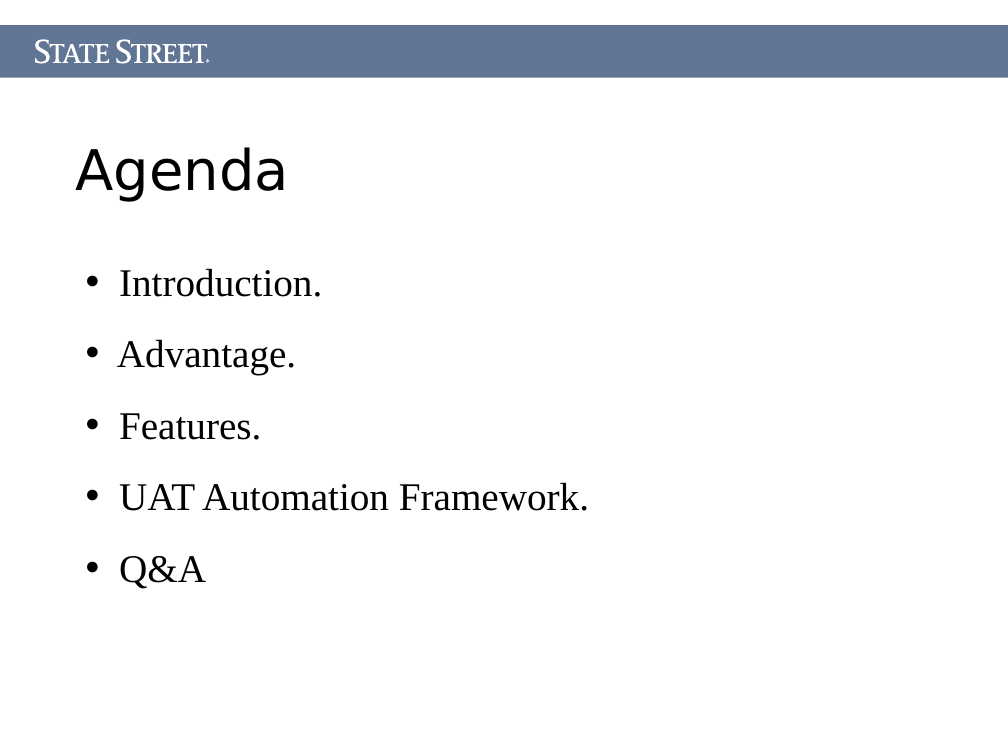
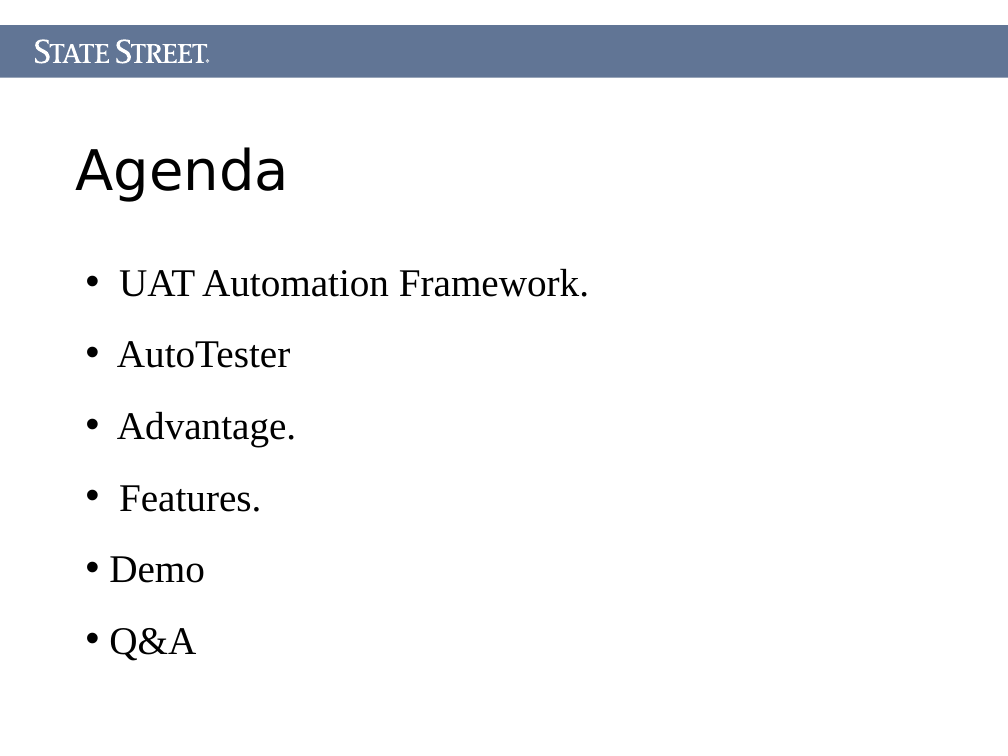
Before and after one commit to Letractively/autotester, a slide deck: slide 2 of Document/AutoTester.ppt. Drawn at 1008x756 pixels with LibreOffice and Linux fonts; fonts in the diff are those of the drawing. Boxes give left, top, right and bottom in pixels: in the first picture for what was removed or moved away, otherwise in the second. Text is boxed around its words. In the diff, an @@ line names an element or a change of style, - is before the commit and + after.

```diff
--- a/Document/AutoTester.ppt
+++ b/Document/AutoTester.ppt
@@ text at [117, 268, 589, 368]: text changed @@
-• Introduction.
+• UAT Automation Framework.
+• AutoTester
@@ text at [109, 556, 205, 583]: text changed @@
-• UAT Automation Framework.
+• Demo
```
Also in this commit, not shown: 1 other slide changed, 14 other files.
